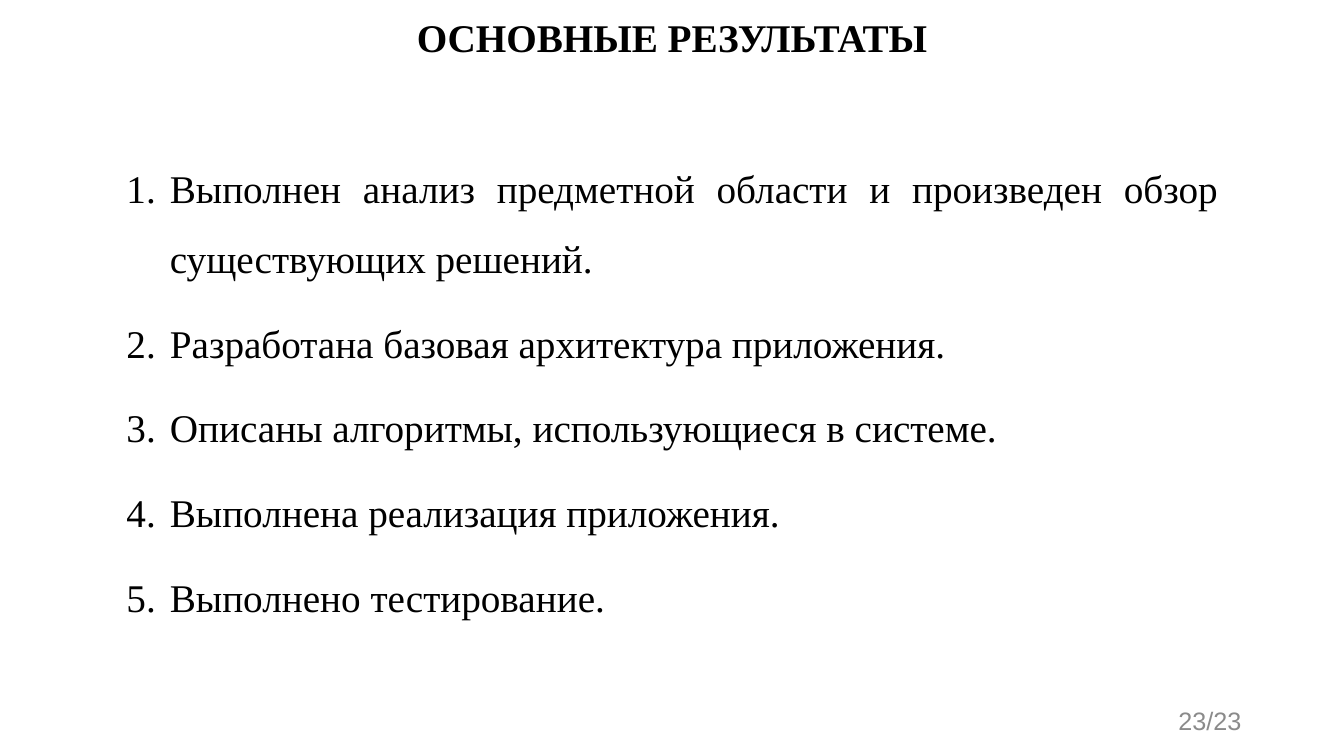
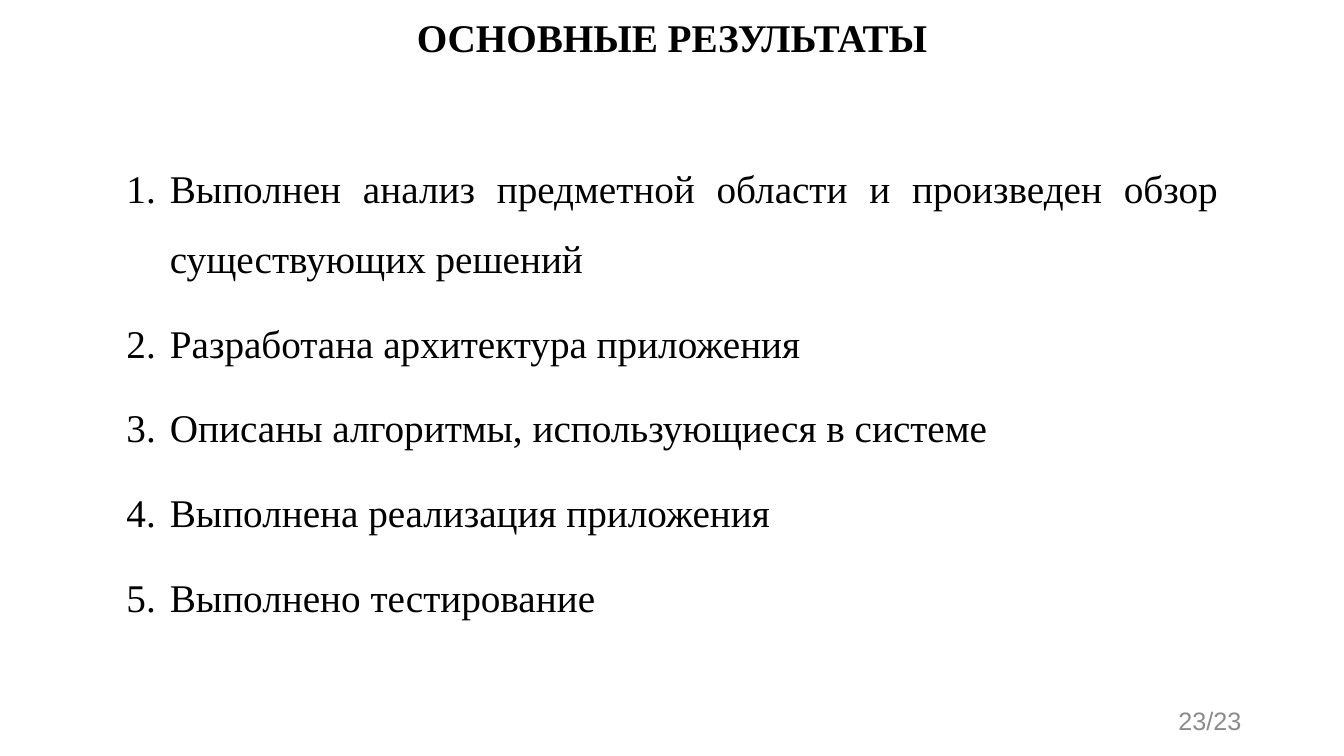
Before and after one commit to evgenkot/uav-route-calculation, a slide deck: slide 23 of doc/GQW/Raschupkin_EV_UAV_Route_Planning.pptx. Drawn at 1344x756 pixels with LibreOffice and Linux fonts; fonts in the diff are those of the drawing. Boxes give left, top, right and bottom in pixels: in the first picture for what was removed or moved away, otherwise in the second. Text is boxed around its words. In the diff, an @@ line names an element or a change of style, - is before the commit and + after.

```diff
--- a/doc/GQW/Raschupkin_EV_UAV_Route_Planning.pptx
+++ b/doc/GQW/Raschupkin_EV_UAV_Route_Planning.pptx
@@ text at (170,175,1218,619): text changed @@
-1. Выполнен анализ предметной области и произведен обзор существующих решений.
-2. Разработана базовая архитектура приложения.
-3. Описаны алгоритмы, использующиеся в системе.
-4. Выполнена реализация приложения.
-5. Выполнено тестирование.
+1. Выполнен анализ предметной области и произведен обзор существующих решений
+2. Разработана архитектура приложения
+3. Описаны алгоритмы, использующиеся в системе
+4. Выполнена реализация приложения
+5. Выполнено тестирование
```
Also in this commit, not shown: 15 other slides changed, 3 other files.
